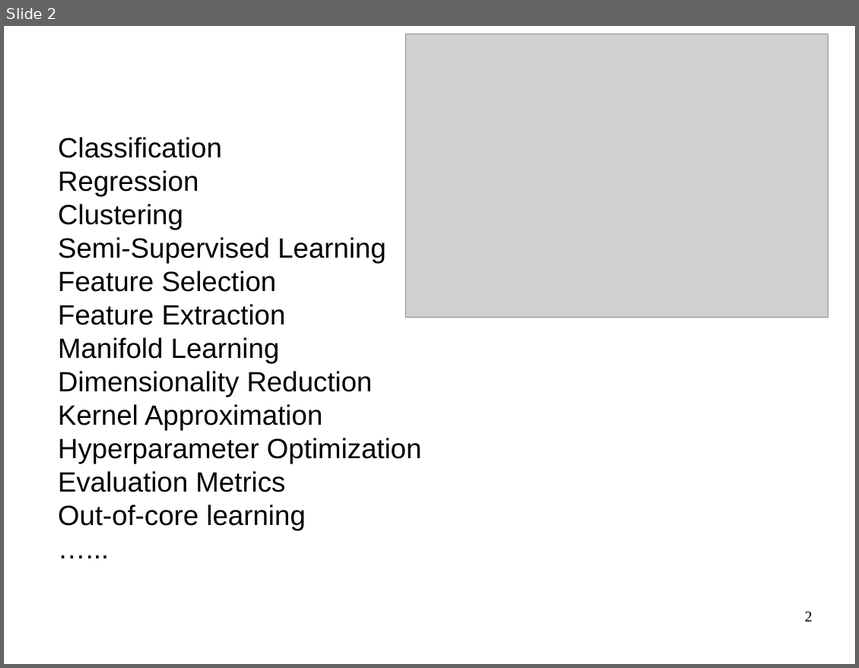
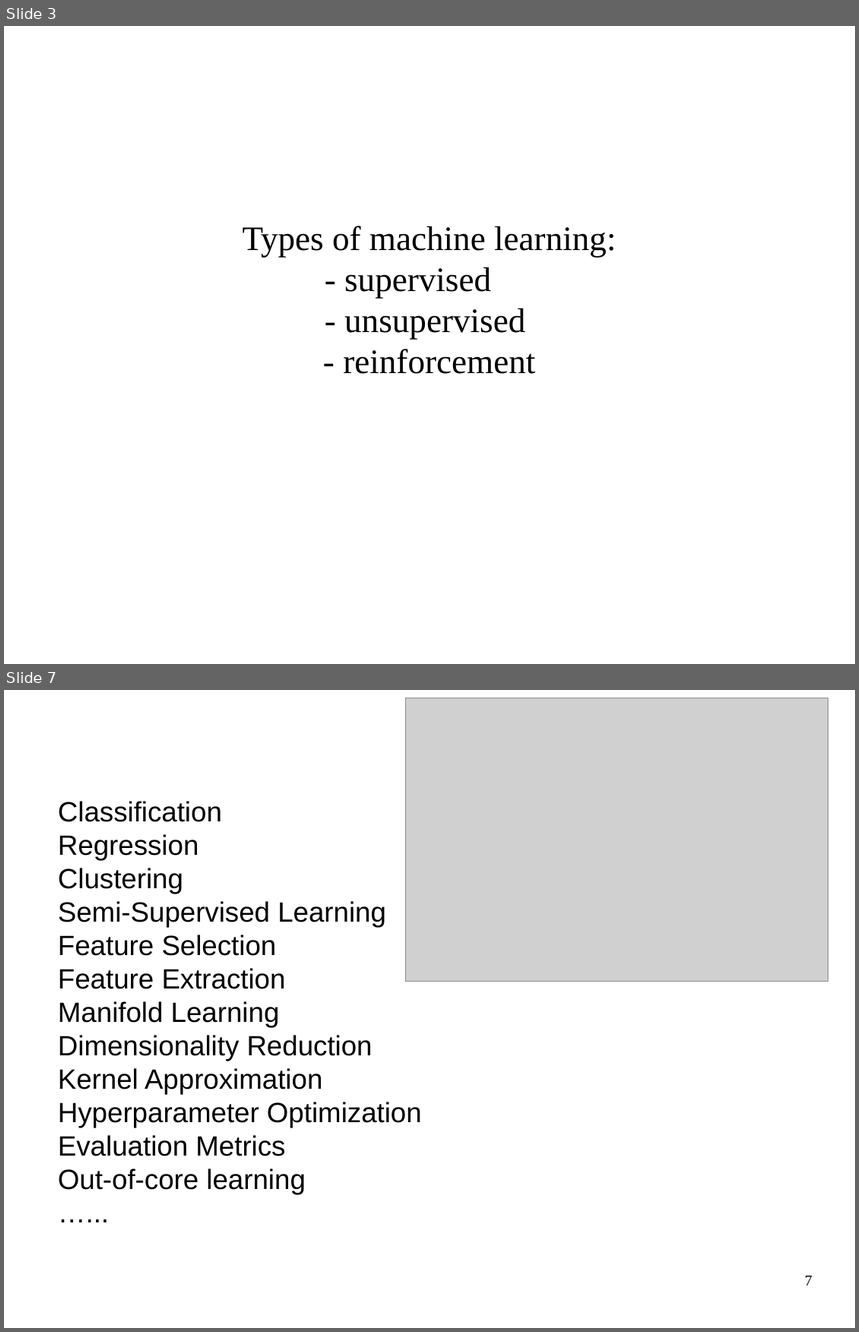
Before and after one commit to amueller/ml-workshop-1-of-4, a slide deck: intro-to-machine-learning-odsc-masterclass-2017.odp. Shown one above the other, each under a label of ours: slide 2 before the commit, slides 3 and 7 after it; the slides between them are not shown. The pictures are 859x668 and 859x1332 pixels, drawn with LibreOffice and Linux fonts; fonts in the diff are those of the drawing; grey boxes stand for pictures. Boxes give left, top, right and bottom in pixels: in the first picture for what was removed or moved away, otherwise in the second. Text is boxed around its words. In the diff, an @@ line names an element or a change of style, - is before the commit and + after.

```diff
--- a/intro-to-machine-learning-odsc-masterclass-2017.odp
+++ b/intro-to-machine-learning-odsc-masterclass-2017.odp
@@ slide 3 added at (x1=4, y1=26, x2=855, y2=664), background #FFFFFF @@
@@ subtitle added at (x1=243, y1=226, x2=616, y2=374), 32 pt, text #000000 @@
+Types of machine learning:
+- supervised
+- unsupervised
+- reinforcement
@@ what was slide 2 is now slide 7 @@
@@ page number at (x1=805, y1=1276, x2=813, y2=1286): text changed @@
-2
+7
```
Also in this commit, not shown: 17 slides changed, 18 other slides added, 8 slides removed, 1 other file.
